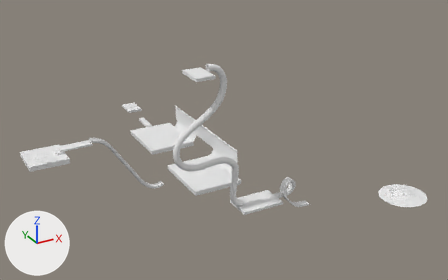
One commit to the OBJ model NewSonicThing/res/Models/Levels/Tutorial/Tutorial.obj: the scene before it, then after it.
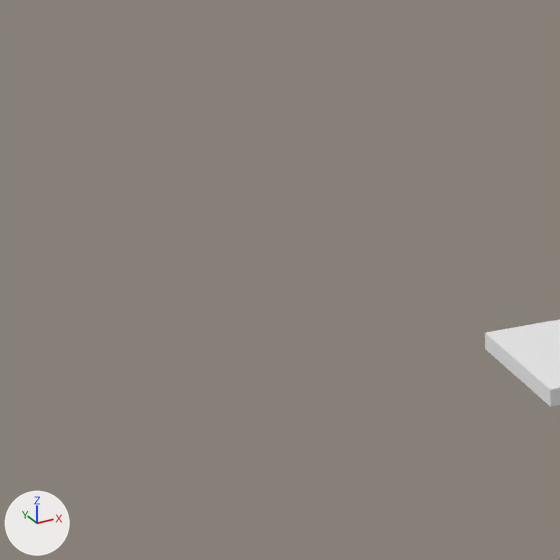
There are two pictures of each version: one whole from a 50 mm camera at (-2690.0, -13642.0, 6198.0) aimed at (4786.0, -49.0, -599.0), one close up on the part from 15% to 29% of the width and 24% to 46% of the height. The lights are fixed; the arrows at lower left show +X, +Y and +Z. Where no turn or scale is listed for an object, it has been applied to the vertices. Vertices at the same position are counted once.

In view in the first close-up: 'Tutorial'.
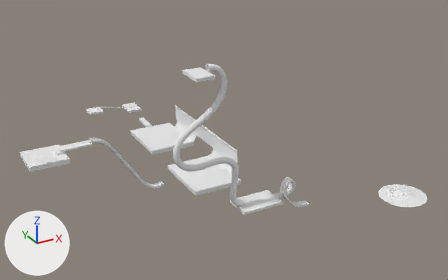
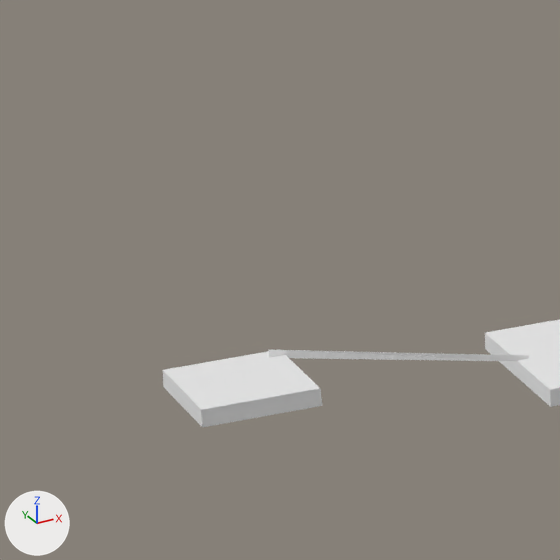
Boxes [x1, y1, x2, y2] around the edits, measured in the close-ups (560 x 560 px):
'Tutorial', reshaped: before [485, 319, 560, 407]; after [163, 319, 560, 427]
part 1 of me_tutorial, added: after [163, 349, 322, 427]
part 2 of me_tutorial, added: after [268, 350, 529, 361]

Diff of the bpy script that builds the scene:
```diff
--- a/NewSonicThing/res/Models/Levels/Tutorial/Tutorial.obj.py
+++ b/NewSonicThing/res/Models/Levels/Tutorial/Tutorial.obj.py
@@ me_tutorial @@
 # used by ob_tutorial; location = (0.0, 0.0, 0.0)
-me_tutorial.from_pydata(...)  # 8489 vertices, 16782 faces; spans x -466.0..8805.0, y -4077.0..5638.0, z -1606.0..2374.0
+me_tutorial.from_pydata(...)  # 8509 vertices, 16816 faces; spans x -466.0..8805.0, y -4077.0..5638.0, z -1606.0..2374.0
+# me_tutorial part 1: the loose piece of 8 vertices spanning x 3903.0..4352.0, y 4942.0..5638.0, z -1341.0..-1273.0 is copied, and the copy is scaled about its middle by (1, 0.662, 1), then moved by (-1333.0, -163.0, 185.0); it spans x 2570.0..3019.0, y 4897.0..5358.0, z -1156.0..-1088.0
+# me_tutorial part 2
+# 8 vertices are added at x 2954.0..3955.0, y 5290.0..5291.0, z -1286.0..-1056.0
+# 12 new faces join them, mat_tile (white #e7e7e7)
 me_tutorial.materials.append(mat_woodinside)
```
